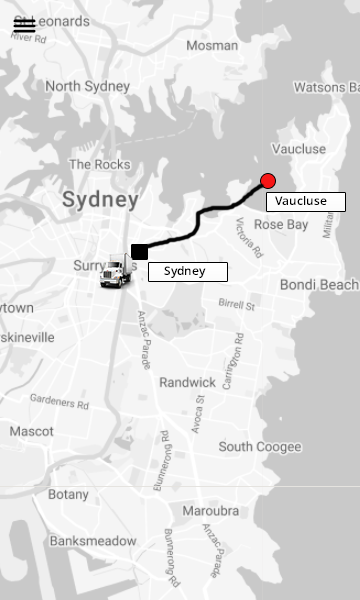
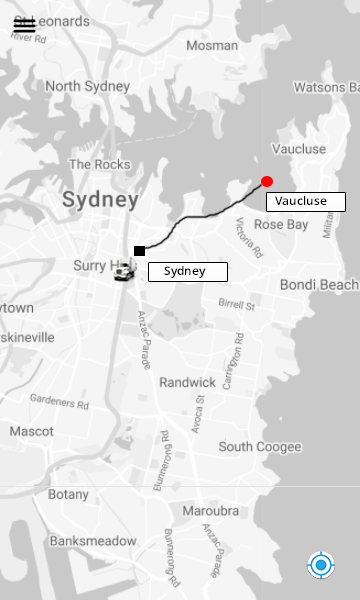
Layered file, before and after one edit (360x600). Changes by layer:
added layer "Layer 5" above "Rectangle 2 copy" over left=306, top=551, right=335, bottom=580
removed layer "Layer 2" over left=97, top=183, right=265, bottom=292
removed layer "Rectangle 1" over left=132, top=245, right=147, bottom=259
added layer "Rectangle 3" above "Ellipse 1" over left=134, top=246, right=145, bottom=251
painted on "Ellipse 1" over left=136, top=174, right=275, bottom=256
added layer "Layer 4" above "Layer 1" over left=113, top=256, right=139, bottom=283
painted on "Layer 1" over left=143, top=183, right=263, bottom=250
